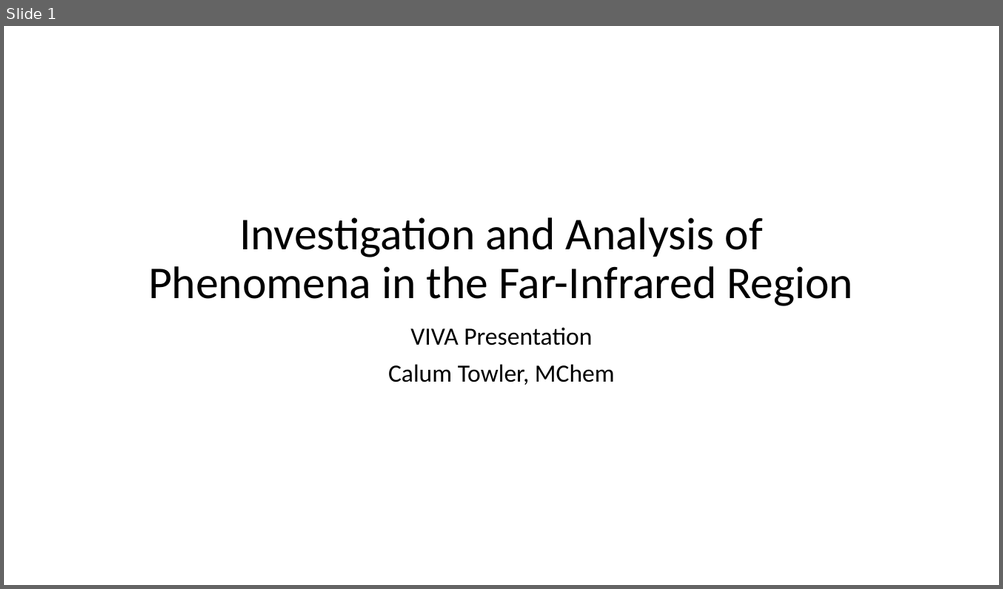
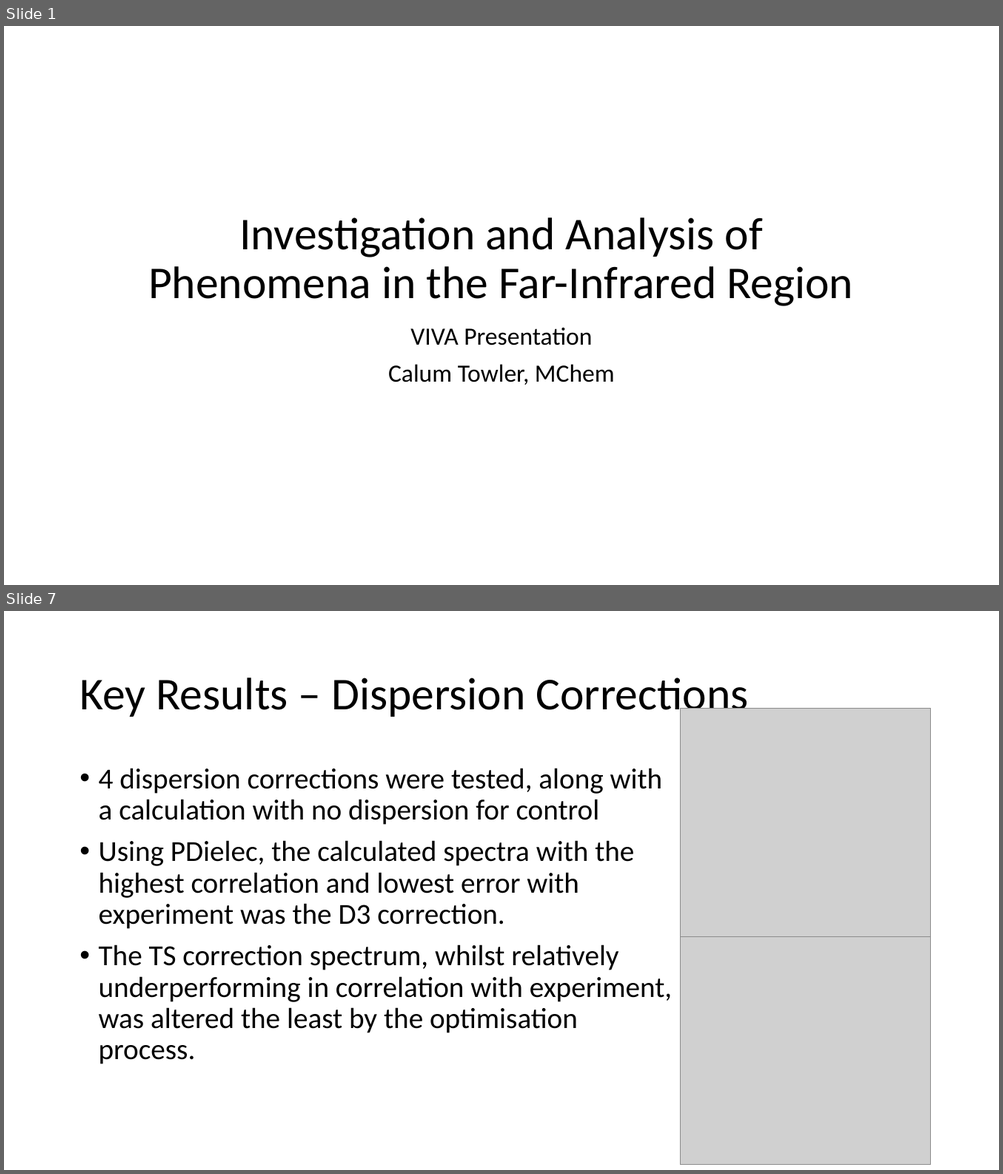
Before and after one commit to CalumTowler/Final-PhD-Files, a slide deck: VIVA_Presentation.pptx. Shown one above the other, each under a label of ours: slide 1 before the commit, slides 1 and 7 after it; the slides between them are not shown. The pictures are 1003x589 and 1003x1174 pixels, drawn with LibreOffice and Linux fonts; fonts in the diff are those of the drawing; grey boxes stand for pictures. Boxes give left, top, right and bottom in pixels: in the first picture for what was removed or moved away, otherwise in the second. Text is boxed around its words. In the diff, an @@ line names an element or a change of style, - is before the commit and + after.

```diff
--- a/VIVA_Presentation.pptx
+++ b/VIVA_Presentation.pptx
@@ slide 7 added at [4,611,999,1170], background #FFFFFF @@
@@ title added at [79,678,748,721], 44 pt, text #000000 @@
+Key Results – Dispersion Corrections
@@ picture added at [680,709,930,937] @@
@@ text added at [99,768,671,1065], 28 pt, text #000000 @@
+• 4 dispersion corrections were tested, along with a calculation with no dispersion for control
+• Using PDielec, the calculated spectra with the highest correlation and lowest error with experiment was the D3 correction.
+• The TS correction spectrum, whilst relatively underperforming in correlation with experiment, was altered the least by the optimisation process.
@@ picture added at [680,937,930,1165] @@
```
Also in this commit, not shown: 1 slide changed, 11 other slides added, 4 slides removed.
